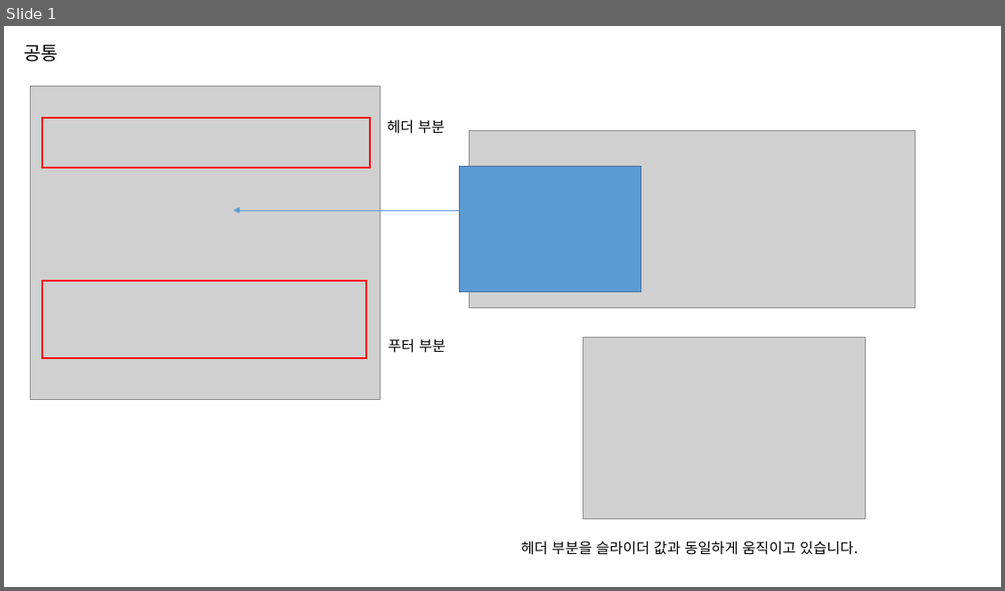
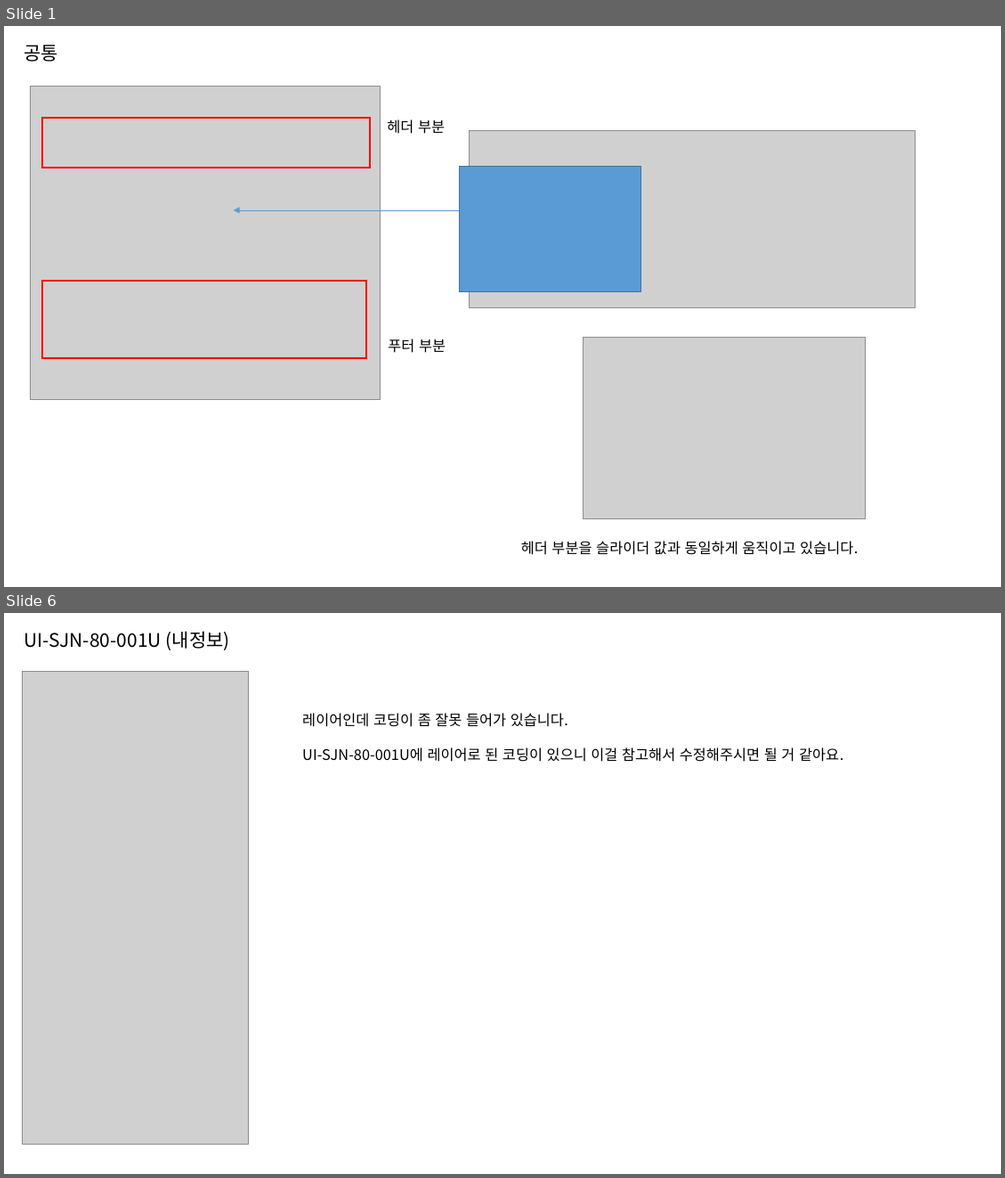
Before and after one commit to jeoungGyy/sejong, a slide deck: ppt/03-10.pptx. Shown one above the other, each under a label of ours: slide 1 before the commit, slides 1 and 6 after it; the slides between them are not shown. The pictures are 1005x591 and 1005x1178 pixels, drawn with LibreOffice and Linux fonts; fonts in the diff are those of the drawing; grey boxes stand for pictures. Boxes give left, top, right and bottom in pixels: in the first picture for what was removed or moved away, otherwise in the second. Text is boxed around its words. In the diff, an @@ line names an element or a change of style, - is before the commit and + after.

```diff
--- a/ppt/03-10.pptx
+++ b/ppt/03-10.pptx
@@ slide 6 added at [4,613,1001,1174], background #FFFFFF @@
@@ text added at [24,631,230,650], 18 pt, text #000000 @@
+UI-SJN-80-001U (내정보)
@@ picture added at [22,672,249,1144] @@
@@ text added at [302,713,843,762], 14 pt, text #000000 @@
+레이어인데 코딩이 좀 잘못 들어가 있습니다.
+UI-SJN-80-001U에 레이어로 된 코딩이 있으니 이걸 참고해서 수정해주시면 될 거 같아요.
```
Also in this commit, not shown: 7 other slides added, 10 other files.
